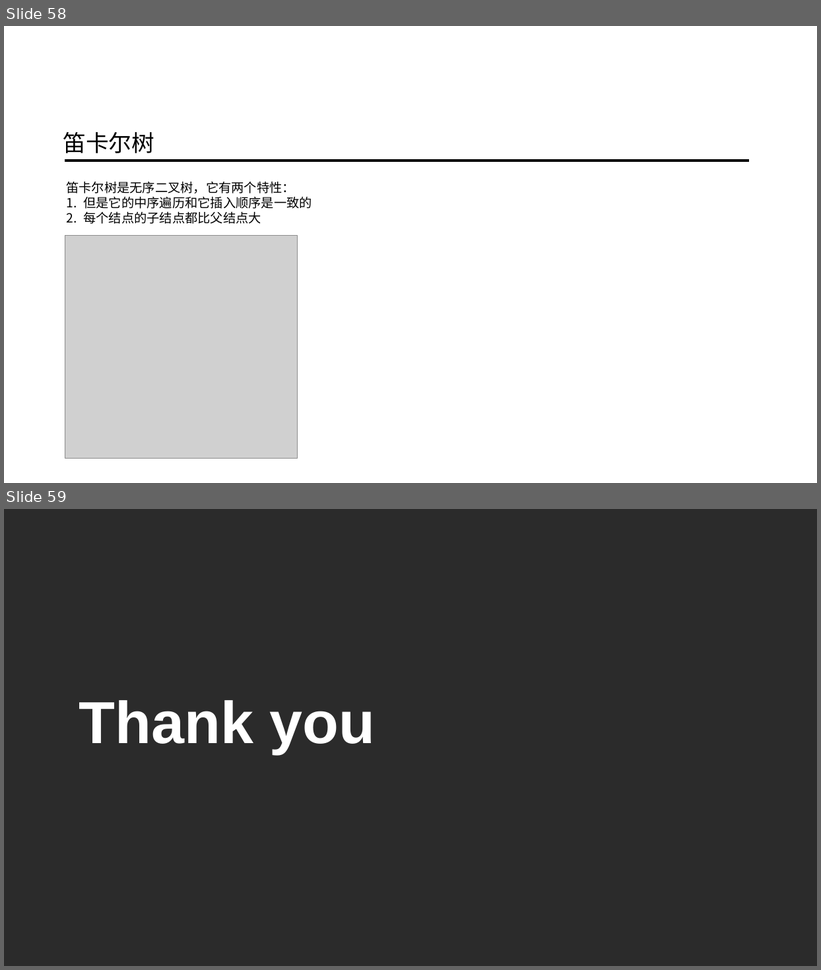
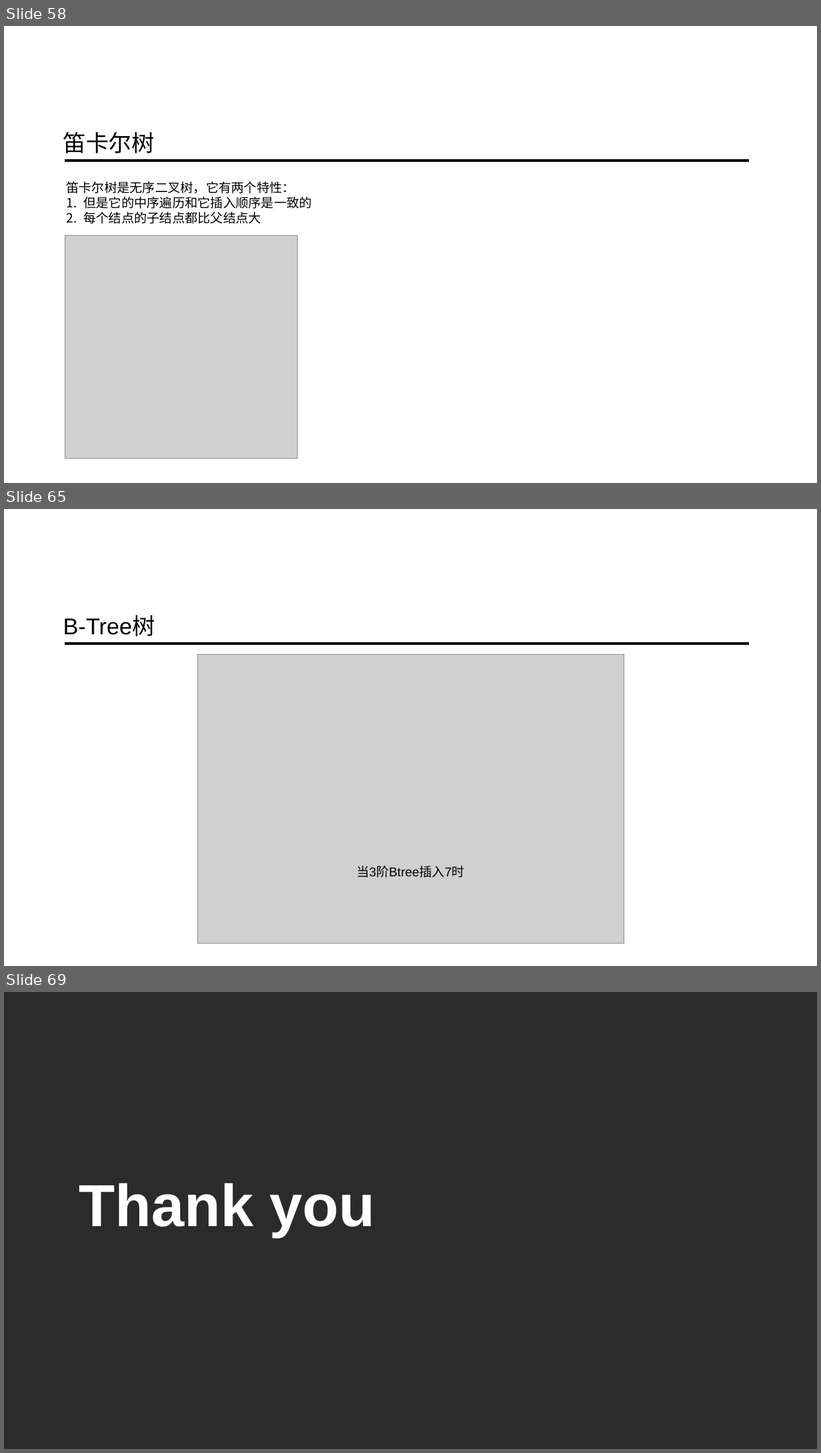
Before and after one commit to ainilili/data-structure-trees-demo, a slide deck: 数据结构之树.pptx. Shown one above the other, each under a label of ours: slides 58 and 59 before the commit, slides 58, 65 and 69 after it; the slides between them are not shown. The pictures are 821x970 and 821x1453 pixels, drawn with LibreOffice and Linux fonts; fonts in the diff are those of the drawing; grey boxes stand for pictures; background and template pictures are left out; a plain dark background stands for a picture behind light text. Boxes give left, top, right and bottom in pixels: in the first picture for what was removed or moved away, otherwise in the second. Text is boxed around its words. In the diff, an @@ line names an element or a change of style, - is before the commit and + after.

```diff
--- a/数据结构之树.pptx
+++ b/数据结构之树.pptx
@@ slide 65 added at (x1=4, y1=509, x2=817, y2=966), background picture (left out) @@
@@ text added at (x1=63, y1=616, x2=155, y2=636), 54 pt, text #000000 @@
+B-Tree树
@@ line added from (65, 644) to (749, 644), #000000 6.5 pt @@
@@ picture added at (x1=197, y1=654, x2=624, y2=943) @@
@@ text added at (x1=356, y1=866, x2=465, y2=878), 30 pt, text #000000 @@
+当3阶Btree插入7时
@@ what was slide 59 is now slide 69 @@
```
Also in this commit, not shown: 1 slide changed, 9 other slides added.
